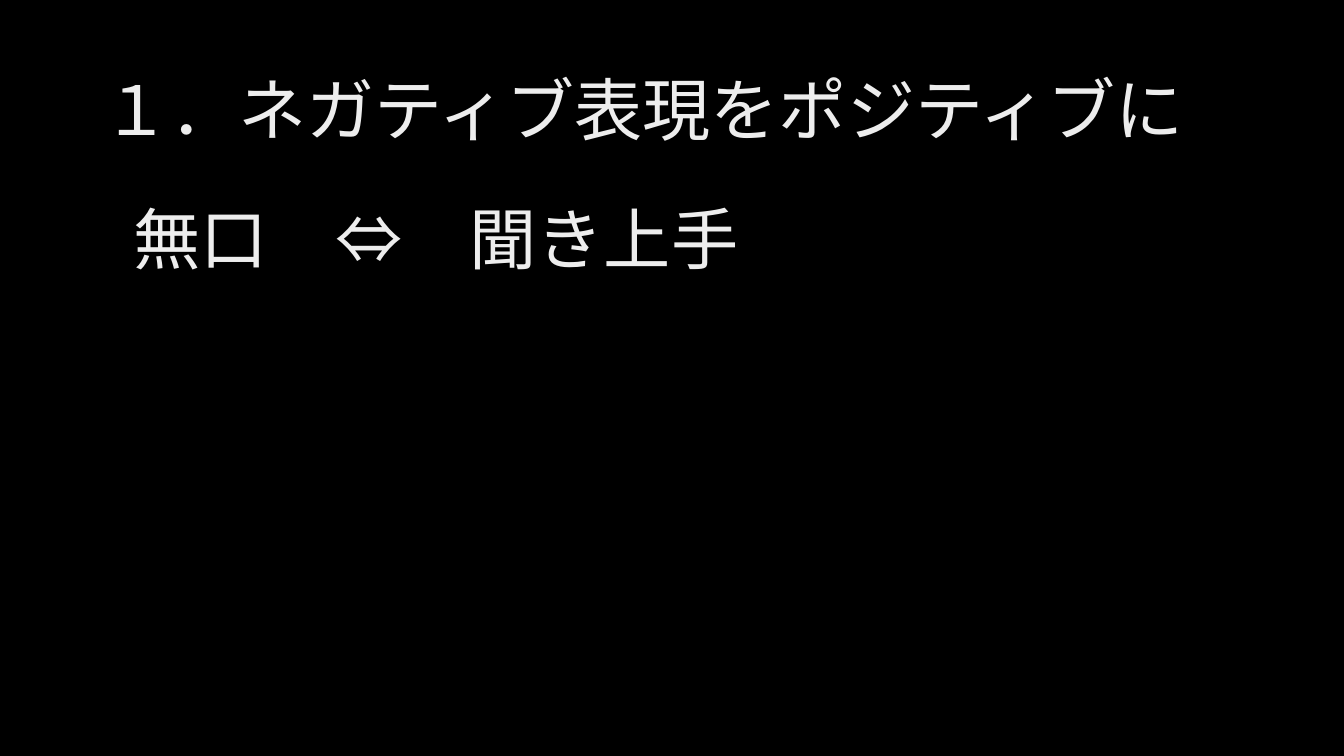
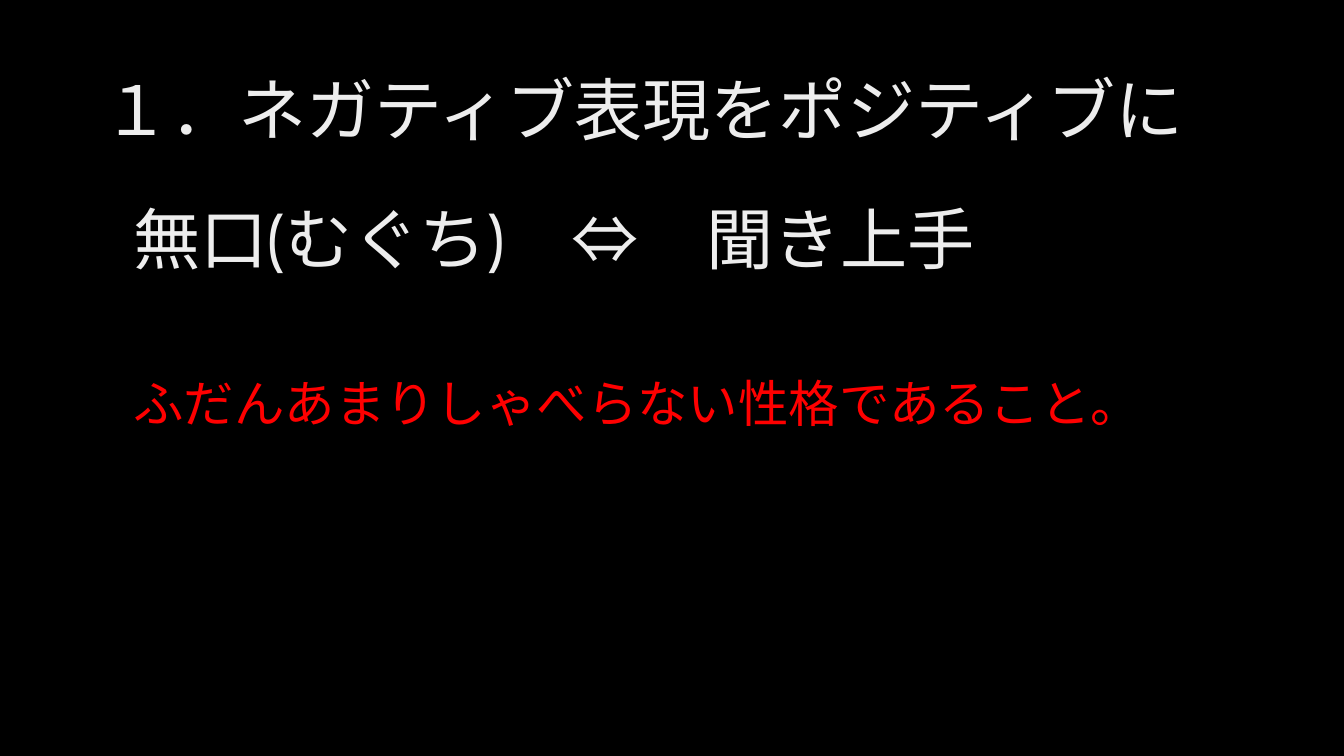
Before and after one commit to ljsdl/kmusubi, a slide deck: slide 9 of docs/999_学习资料汇总/実用日本語_20220514.pptx. Drawn at 1344x756 pixels with LibreOffice and Linux fonts; fonts in the diff are those of the drawing; background and template pictures are left out. Boxes give left, top, right and bottom in pixels: in the first picture for what was removed or moved away, otherwise in the second. Text is boxed around its words. In the diff, an @@ line names an element or a change of style, - is before the commit and + after.

```diff
--- a/docs/999_学习资料汇总/実用日本語_20220514.pptx
+++ b/docs/999_学习资料汇总/実用日本語_20220514.pptx
@@ text at box(134, 207, 1141, 426): text changed; size 48 to 36 pt; font Cabin to Arial; text colour gradient #BFBFBF to #EDEDED to #FFFFFF to #FF0000 @@
-無口 ⇔ 聞き上手
+無口(むぐち) ⇔ 聞き上手
+ふだんあまりしゃべらない性格であること。
```
Also in this commit, not shown: 8 other slides changed.
